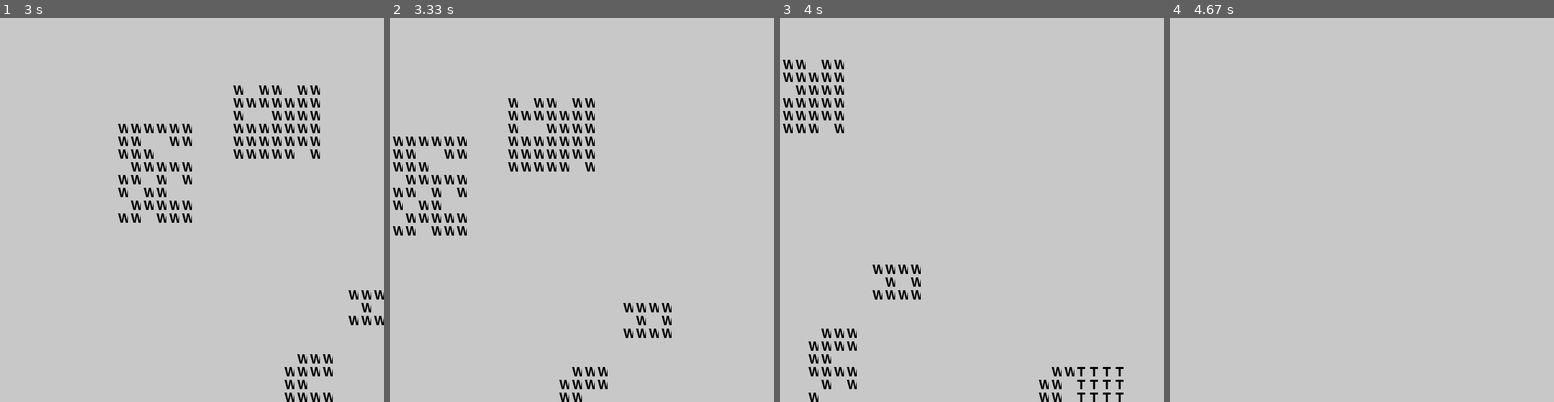
Above: before the commit, frames 1-4 (left to right).
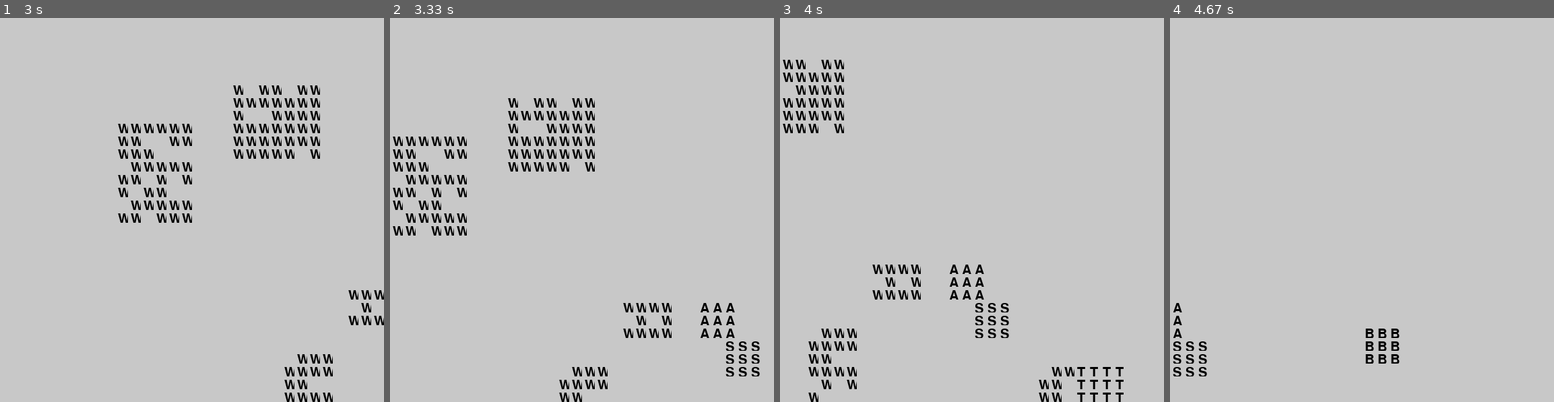
Above: after the commit, the same moments.

Repository: vstadle/AIge-of-EmpAIres
Game: pygame game, started from src/main.py
Two runs of this game, one before a commit and one after it. Both use one fixed random seed, a clock stepped at 60 frames per second and the inputs below.
Inputs:
- Up to frame 1 (3 s): hold D 0.33-0.8 s; hold D 0.83-1.3 s; hold S 1.33-1.63 s; hold D 1.67-2.3 s; hold S 2.33-2.7 s; hold D from 2.73 s (still down)
- Up to frame 2 (3.33 s): release D at 3.2 s; hold D from 3.23 s (still down); tap Z at 3.3 s
- Up to frame 3 (4 s): tap Z at 3.6, 3.8 s; release D at 3.7 s; hold S from 3.73 s (still down)
- Up to frame 4 (4.67 s): release S at 4.03 s; hold D from 4.07 s (still down); tap Z at 4.13, 4.43 s

Frame 1 is identical in both runs. In frame 2, 0.6% of the frame differs, in the area x 80-97%, y 74-94%; in frame 3, 0.6%; in frame 4, 0.8%, in the area x 0-60%, y 74-94%.

Commit message:
[STADLER] Finialisation initialisation des parties avec placement des batiments

Diff:
--- a/src/controller/ControllerMap.py
+++ b/src/controller/ControllerMap.py
@@ -37,12 +37,11 @@
         cpt = 0
         for i in position:
             self.map.addBuilding(TownCenter(), int(i[0]), int(i[1]))
-            lstPlayers[cpt].addBuilding(TownCenter(), int(i[0]), int(i[1]))
+            lstPlayers[cpt].addBuildingInitialize(TownCenter(), int(i[0]), int(i[1]))
             cpt += 1
 
-    def addBuilding(self, building, x, y, player):
+    def addBuilding(self, building, x, y):
         self.map.addBuilding(building, x, y)
-        player.addBuilding(building, x, y)
 
     def genRessources(self, map_type):
         if map_type == MapType.GENEROUS_RESOURCES:
--- a/src/controller/ControllerPlayer.py
+++ b/src/controller/ControllerPlayer.py
@@ -10,6 +10,9 @@
 from model.Archer import Archer
 from model.Horseman import Horseman
 from model.Swordsman import Swordsman
+from model.Barracks import Barracks
+from model.Stable import Stable
+from model.ArcheryRange import ArcheryRange
 
 class ControllerPlayer():
 
@@ -52,24 +55,177 @@
                     if(not is_free):
                         break
                 if(is_free):
-                    self.cmap.addBuilding(TownCenter(), posx, posy, self)
+                    self.addBuildingInitialize(TownCenter(), posx, posy)
+                    check = True
+
+        #Placement des Barracks
+        for i in range(nb):
+            check = False
+            while(not check):
+
+                posx = towncenter.getX()
+                posy = towncenter.getY()
+                sizeMap = towncenter.getSizeMap()
+
+                rx1 = random.randint(-8, 0)
+                rx2 = random.randint(0, 8)
+                rx = random.choice([rx1, rx2])
+
+                ry1 = random.randint(-8, 0)
+                ry2 = random.randint(0, 8)
+                ry = random.choice([ry1, ry2])
+
+                if rx == 0:
+                    rx = rx + sizeMap + 2
+                elif rx > 0:
+                    rx = rx + sizeMap
+
+                if ry == 0:
+                    ry = ry - sizeMap - 2
+                elif ry < 0:
+                    ry = ry - sizeMap
+
+                posx = posx + rx
+                posy = posy + ry
+
+                is_free = True
+                farm = Barracks()
+                sizeMap = farm.getSizeMap()
+                if(posx + sizeMap) > 120 or (posy + sizeMap) > 120:
+                    continue
+                for k in range(sizeMap):
+                    for l in range(sizeMap):
+                        if(not self.cmap.is_free(posx+k, posy+l)):
+                            is_free = False
+                            break
+                    if(not is_free):
+                        break
+                if(is_free):
+                    self.addBuildingInitialize(farm, posx, posy)
+                    check = True
+
+        #Placement des Stable
+        for i in range(nb):
+            check = False
+            while(not check):
+
+                posx = towncenter.getX()
+                posy = towncenter.getY()
+                sizeMap = towncenter.getSizeMap()
+
+                rx1 = random.randint(-8, 0)
+                rx2 = random.randint(0, 8)
+                rx = random.choice([rx1, rx2])
+
+                ry1 = random.randint(-8, 0)
+                ry2 = random.randint(0, 8)
+                ry = random.choice([ry1, ry2])
+
+                if rx == 0:
+                    rx = rx + sizeMap + 2
+                elif rx > 0:
+                    rx = rx + sizeMap
+
+                if ry == 0:
+                    ry = ry - sizeMap - 2
+                elif ry < 0:
+                    ry = ry - sizeMap
+
+                posx = posx + rx
+                posy = posy + ry
+
+                is_free = True
+                stable = Stable()
+                sizeMap = farm.getSizeMap()
+                if(posx + sizeMap) > 120 or (posy + sizeMap) > 120:
+                    continue
+                for k in range(sizeMap):
+                    for l in range(sizeMap):
+                        if(not self.cmap.is_free(posx+k, posy+l)):
+                            is_free = False
+                            break
+                    if(not is_free):
+                        break
+                if(is_free):
+                    self.addBuildingInitialize(stable, posx, posy)
+                    check = True
+
+        #Placement des ArcheryRange
+        for i in range(nb):
+            check = False
+            while(not check):
+
+                posx = towncenter.getX()
+                posy = towncenter.getY()
+                sizeMap = towncenter.getSizeMap()
+
+                rx1 = random.randint(-8, 0)
+                rx2 = random.randint(0, 8)
+                rx = random.choice([rx1, rx2])
+
+                ry1 = random.randint(-8, 0)
+                ry2 = random.randint(0, 8)
+                ry = random.choice([ry1, ry2])
+
+                if rx == 0:
+                    rx = rx + sizeMap + 2
+                elif rx > 0:
+                    rx = rx + sizeMap
+
+                if ry == 0:
+                    ry = ry - sizeMap - 2
+                elif ry < 0:
+                    ry = ry - sizeMap
+
+                posx = posx + rx
+                posy = posy + ry
+
+                is_free = True
+                archeryrange = ArcheryRange()
+                sizeMap = farm.getSizeMap()
+                if(posx + sizeMap) > 120 or (posy + sizeMap) > 120:
+                    continue
+                for k in range(sizeMap):
+                    for l in range(sizeMap):
+                        if(not self.cmap.is_free(posx+k, posy+l)):
+                            is_free = False
+                            break
+                    if(not is_free):
+                        break
+                if(is_free):
+                    self.addBuildingInitialize(archeryrange, posx, posy)
                     check = True
 
         print(self.player.name)
         for building in self.player.getBuildings():
             print(building)
 
+    def addBuildingInitialize(self, building, x, y):
+        self.player.addBuilding(building)
+        self.cmap.addBuilding(building, x, y)
+        building.setX(x)
+        building.setY(y)
+
     def addBuilding(self, building,x,y):
-        if isinstance(building, TownCenter):
-            self.player.addBuilding(building)
-            building.setX(x)
-            building.setY(y)
-
-        elif self.player.canAffordBuilding(building):
-            self.player.addBuilding(building)
-            building.setX(x)
-            building.setY(y)
-            self.player.removeResourcesForBuilding(building)
+        if self.player.canAffordBuilding(building):
+            is_free = True
+            for i in range(building.getSizeMap()):
+                for j in range(building.getSizeMap()):
+                    if(not self.cmap.is_free(x+i, y+j)):
+                        is_free = False
+                        break
+                if(not is_free):
+                    break
+            if(not is_free):
+                self.player.addBuilding(building)
+                self.cmap.addBuilding(building, x, y)
+                building.setX(x)
+                building.setY(y)
+                self.player.removeResourcesForBuilding(building)
+                return 0
+            else:
+                return -1
+        else : return -1
 
     def addUnit(self,unit):
         self.player.addUnit(unit)
--- a/src/model/ArcheryRange.py
+++ b/src/model/ArcheryRange.py
@@ -7,7 +7,7 @@
         super().__init__(175, 50, 500, 3, 'A')
 
     def __repr__(self):
-        return "ArcheryRange(%r, %r, %r, %r, %r)" % (self.costW, self.bTime, self.hp, self.sizeMap)
+        return "ArcheryRange(%r, %r, %r, %r, %r, %r)" % (self.costW, self.bTime, self.hp, self.sizeMap, self.x, self.y)
 
     def print_ArcheryRange(self):
         print("ArcheryRange")
--- a/src/model/Barracks.py
+++ b/src/model/Barracks.py
@@ -5,10 +5,9 @@
 
     def __init__(self):
         super().__init__(175, 50, 500, 3, 'B')
-        self.competence1 = "Spawns Swordsmen"
 
     def __repr__(self):
-        return "Barracks(%r, %r, %r, %r, %r)" % (self.costW, self.bTime, self.hp, self.sizeMap, self.competence1)
+        return "Barracks(%r, %r, %r, %r, %r, %r)" % (self.costW, self.bTime, self.hp, self.sizeMap, self.x, self.y)
 
     def print_Barracks(self):
         print("Barracks")
--- a/src/model/Player.py
+++ b/src/model/Player.py
@@ -50,13 +50,13 @@
     def canAffordBuilding(self, building):
         return (self.wood >= building.costW)
 
-    def canAffordUnit(self, unit_type):
-        return (self.food >= unit_type.costFood and self.wood >= unit_type.costWood and self.gold >= unit_type.costGold)
+    def canAffordUnit(self, unit):
+        return (self.food >= unit.costF and self.wood >= unit.costW and self.gold >= unit.costG)
 
     def removeResourcesForBuilding(self, building):
         self.wood -= building.costW
 
     def removeResourcesForUnit(self, unit_type):
-        self.food -= unit_type.costFood
-        self.wood -= unit_type.costWood
-        self.gold -= unit_type.costGold
+        self.food -= unit_type.costF
+        self.wood -= unit_type.costW
+        self.gold -= unit_type.costG
--- a/src/model/Stable.py
+++ b/src/model/Stable.py
@@ -7,7 +7,7 @@
         super().__init__(175, 50, 500, 3, 'S')
 
     def __repr__(self):
-        return "Stable(%r, %r, %r, %r, %r)" % (self.costW, self.bTime, self.hp, self.sizeMap)
+        return "Stable(%r, %r, %r, %r, %r, %r)" % (self.costW, self.bTime, self.hp, self.sizeMap, self.x, self.y)
 
     def print_Stable(self):
         print("Stable")
